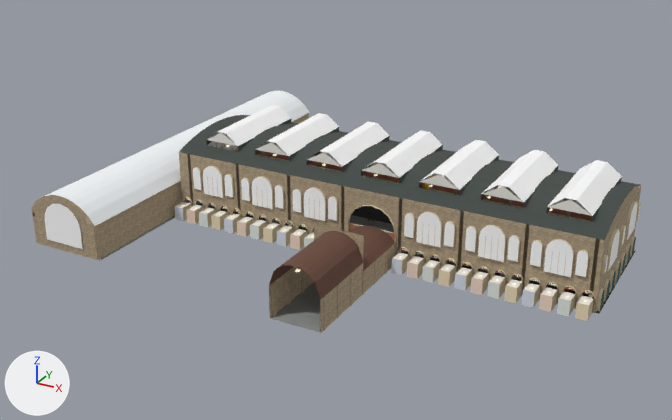
What one commit did to the glTF model web/public/models/landmarks/hb_inner.glb.
One viewpoint serves both versions: a 50 mm lens placed at (155.7, -242.2, 121.7), pointed at (29.1, -11.9, 6.5). Arrows for +X, +Y and +Z are at lower left; the lights stay in place. The first picture is the older version. Where no turn or scale is listed for an object, it has been applied to the vertices. Vertices at exactly the same position are counted once.
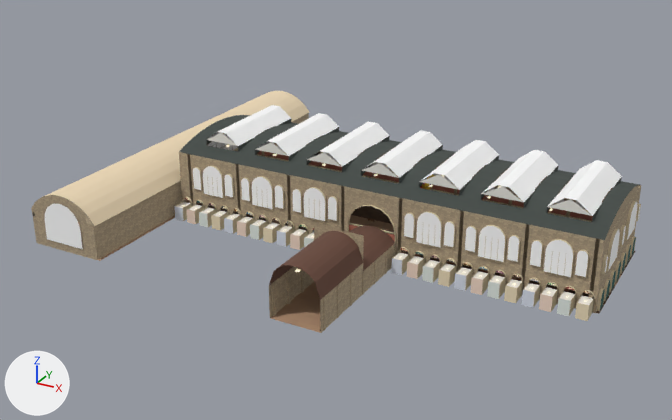
Boxes (x1, y1, x2, y2) around the edits, measured in the pictures (672 x 420 px):
part 1 of me_mesh_0, recoloured
    both: (89, 215, 391, 327)
part 2 of me_mesh_0, recoloured
    both: (45, 91, 394, 333)

The change, as a list of edits to the scene's bpy script:
```text
Change me_mesh_0:
    where me_mesh_0.from_pydata(...)  # 10555 vertices, 14344 faces; spans x 0.0..160.0, y -125.0..0.0, z 0.0..28.0
    used by ob_mesh_0; location = (-45.5, 57.3, 0.0)
    me_mesh_0 part 1: 976 faces centred in x 1.0..159.0, y -124.0..-1.0, z 0.0 are repainted in the vertex colours; the middle colour goes from grey #8d8f8d to brown #af8d70
    me_mesh_0 part 2: 700 faces centred in x 1.0..159.0, y -124.0..-1.0, z 0.0..18.0 are repainted in the vertex colours; the middle colour goes from grey #8f9290 to beige #b28f72
```
